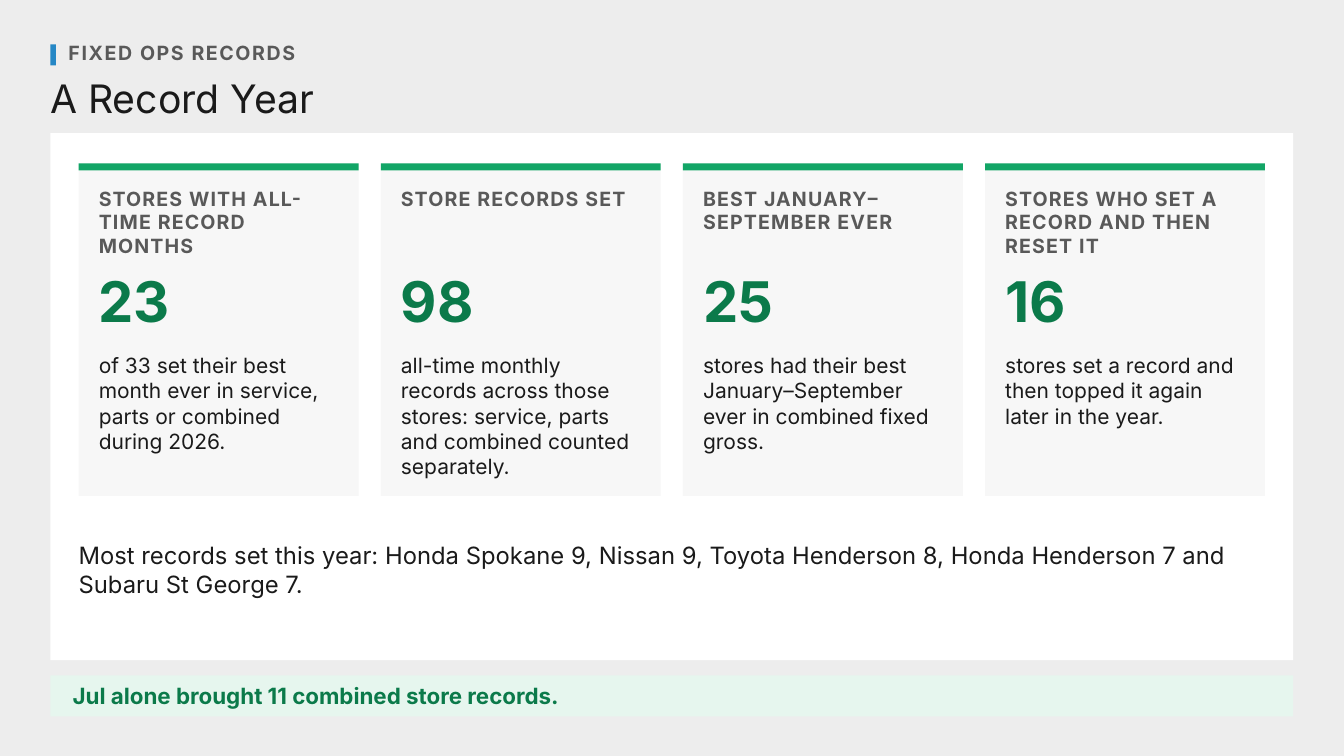
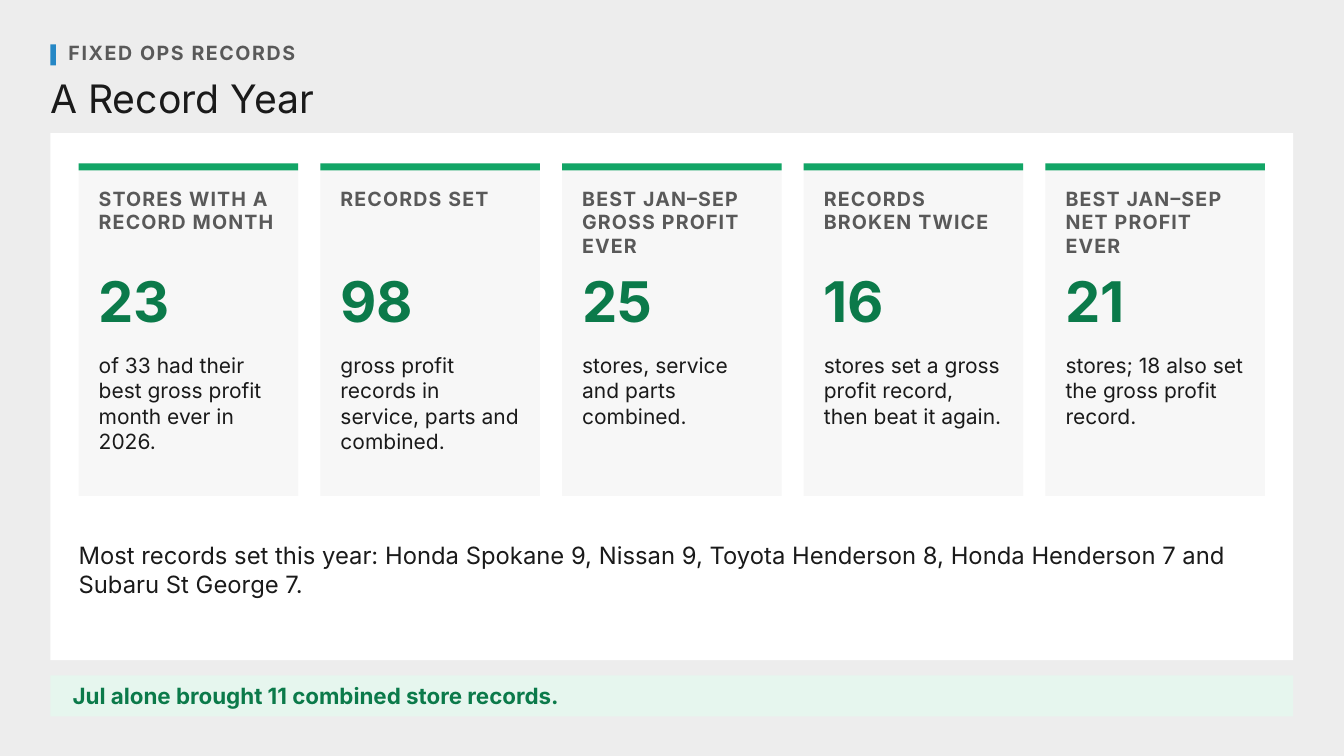
Before and after one commit to Ndresner/Noah, a slide deck: slide 1 of day2-deck/decks/Store Records - Opening.pptx. Drawn at 1344x756 pixels with LibreOffice and Linux fonts; fonts in the diff are those of the drawing. Boxes give left, top, right and bottom in pixels: in the first picture for what was removed or moved away, otherwise in the second. Text is boxed around its words. In the diff, an @@ line names an element or a change of style, - is before the commit and + after.

```diff
--- a/day2-deck/decks/Store Records - Opening.pptx
+++ b/day2-deck/decks/Store Records - Opening.pptx
@@ rectangle resized from (x1=79, y1=163, x2=359, y2=496) to (x1=79, y1=163, x2=298, y2=496) @@
@@ rectangle resized from (x1=79, y1=163, x2=359, y2=170) to (x1=79, y1=163, x2=298, y2=170) @@
@@ rectangle resized from (x1=381, y1=163, x2=661, y2=496) to (x1=321, y1=163, x2=540, y2=496) @@
@@ rectangle resized from (x1=381, y1=163, x2=661, y2=170) to (x1=321, y1=163, x2=540, y2=170) @@
@@ rectangle added at (x1=563, y1=163, x2=782, y2=496), fill #F7F7F7 @@
@@ rectangle added at (x1=563, y1=163, x2=782, y2=170), fill #12A566 @@
@@ rectangle resized from (x1=684, y1=163, x2=964, y2=496) to (x1=804, y1=163, x2=1023, y2=496) @@
@@ rectangle resized from (x1=684, y1=163, x2=964, y2=170) to (x1=804, y1=163, x2=1023, y2=170) @@
@@ rectangle resized from (x1=985, y1=163, x2=1265, y2=496) to (x1=1046, y1=163, x2=1265, y2=496) @@
@@ rectangle resized from (x1=985, y1=163, x2=1265, y2=170) to (x1=1046, y1=163, x2=1265, y2=170) @@
@@ text at (x1=99, y1=191, x2=274, y2=229): text changed @@
-STORES WITH ALL-TIME RECORD MONTHS
+STORES WITH A RECORD MONTH
@@ text at (x1=340, y1=191, x2=488, y2=206): text changed @@
-STORE RECORDS SET
+RECORDS SET
@@ text at (x1=582, y1=191, x2=738, y2=253): text changed @@
-BEST JANUARY–SEPTEMBER EVER
+BEST JAN–SEP GROSS PROFIT EVER
@@ text added at (x1=824, y1=191, x2=988, y2=229), 14 pt, text #595959, bold @@
+RECORDS BROKEN TWICE
@@ text removed at (x1=1005, y1=191, x2=1217, y2=253) @@
-STORES WHO SET A RECORD AND THEN RESET IT
@@ text added at (x1=1066, y1=191, x2=1222, y2=253), 14 pt, text #595959, bold @@
+BEST JAN–SEP NET PROFIT EVER
@@ text "98" moved from (x1=401, y1=280, x2=474, y2=323) to (x1=340, y1=280, x2=413, y2=323) @@
@@ text "25" moved from (x1=703, y1=280, x2=773, y2=323) to (x1=582, y1=280, x2=652, y2=323) @@
@@ text "16" moved from (x1=1005, y1=280, x2=1065, y2=323) to (x1=824, y1=280, x2=884, y2=323) @@
@@ text added at (x1=1066, y1=280, x2=1125, y2=322), 40 pt, text #0B7A4A, bold @@
+21
@@ text at (x1=99, y1=357, x2=262, y2=449): text changed @@
-of 33 set their best month ever in service, parts or combined during 2026.
+of 33 had their best gross profit month ever in 2026.
@@ text at (x1=340, y1=357, x2=519, y2=450): text changed @@
-all-time monthly records across those stores: service, parts and combined counted separately.
+gross profit records in service, parts and combined.
@@ text added at (x1=582, y1=357, x2=728, y2=425), 15 pt, text #1A1A1A @@
+stores, service and parts combined.
@@ text removed at (x1=703, y1=357, x2=929, y2=454) @@
-stores had their best January–September ever in combined fixed gross.
@@ text at (x1=824, y1=358, x2=1001, y2=429): text changed @@
-stores set a record and then topped it again later in the year.
+stores set a gross profit record, then beat it again.
@@ text added at (x1=1066, y1=357, x2=1243, y2=425), 15 pt, text #1A1A1A @@
+stores; 18 also set the gross profit record.
```
Also in this commit, not shown: 1 other slide changed, 1 slide added, 8 other files.
